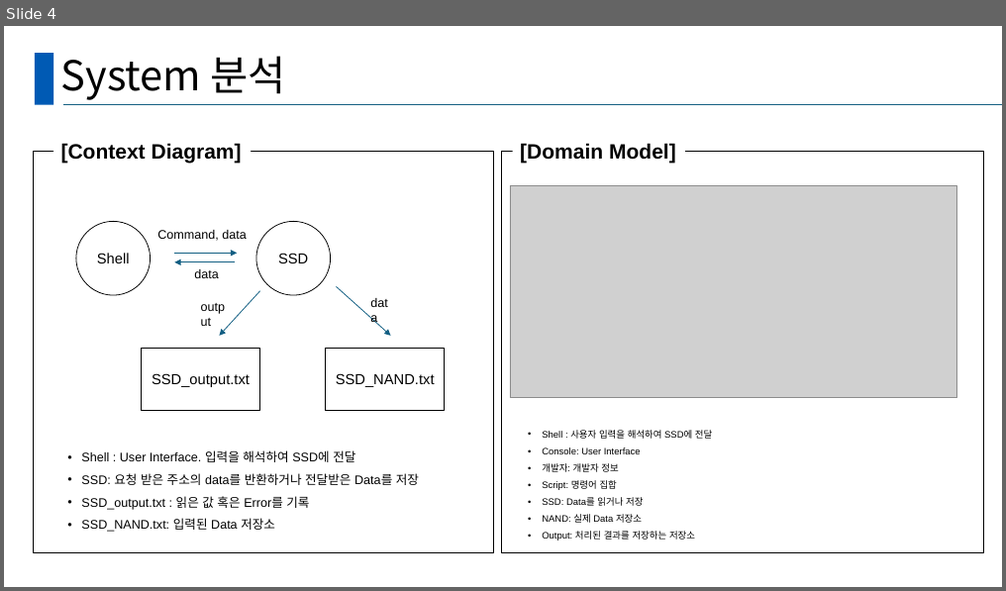
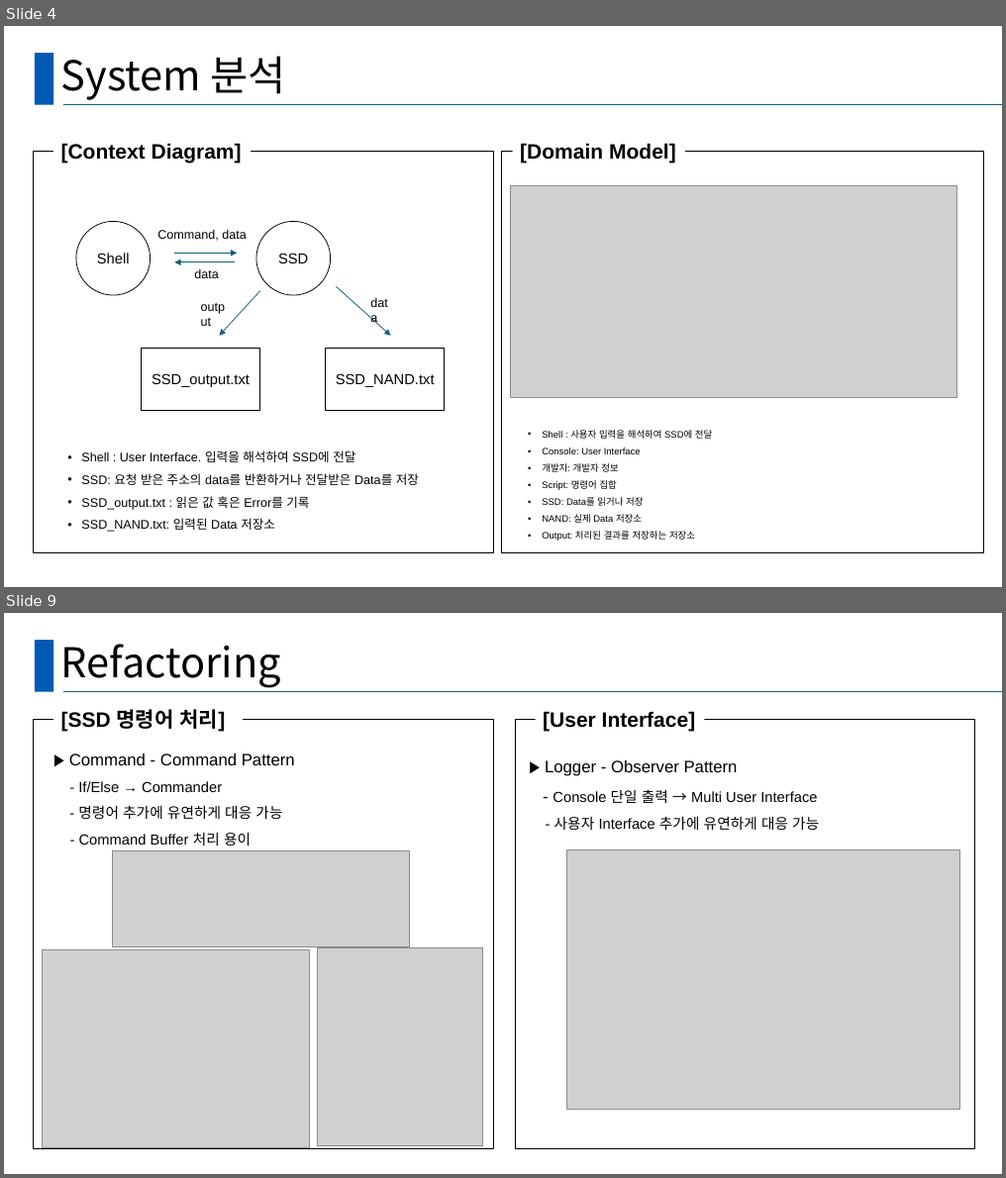
Before and after one commit to Hyominii/ssd, a slide deck: SSD_B_BestReviewer.pptx. Shown one above the other, each under a label of ours: slide 4 before the commit, slides 4 and 9 after it; the slides between them are not shown. The pictures are 1006x591 and 1006x1178 pixels, drawn with LibreOffice and Linux fonts; fonts in the diff are those of the drawing; grey boxes stand for pictures. Boxes give left, top, right and bottom in pixels: in the first picture for what was removed or moved away, otherwise in the second. Text is boxed around its words. In the diff, an @@ line names an element or a change of style, - is before the commit and + after.

```diff
--- a/SSD_B_BestReviewer.pptx
+++ b/SSD_B_BestReviewer.pptx
@@ slide 9 added at [4,613,1002,1174], background #FFFFFF; not listed: 2 template elements that a slide beside it also shows @@
@@ title added at [61,644,281,688], 39.6 pt, text #000000 @@
+Refactoring
@@ rectangle added at [33,719,494,1149], outline #000000 0.75 pt @@
@@ text added at [61,709,226,732], 20 pt, text #000000, bold @@
+[SSD 명령어 처리]
@@ rectangle added at [515,719,976,1149], outline #000000 0.75 pt @@
@@ text added at [543,711,696,732], 20 pt, text #000000, bold @@
+[User Interface]
@@ text added at [69,754,295,846], 14 pt, text #000000 @@
+▶ Command - Command Pattern
+- If/Else → Commander
+- 명령어 추가에 유연하게 대응 가능
+- Command Buffer 처리 용이
@@ text added at [545,761,819,830], 14 pt, text #000000 @@
+▶ Logger - Observer Pattern
+- Console 단일 출력 → Multi User Interface
+- 사용자 Interface 추가에 유연하게 대응 가능
@@ picture added at [112,851,410,947] @@
@@ picture added at [567,851,960,1110] @@
@@ picture added at [43,950,309,1149] @@
@@ picture added at [318,948,483,1146] @@
```
Also in this commit, not shown: 4 slides changed, 7 other slides added, 4 slides removed.
